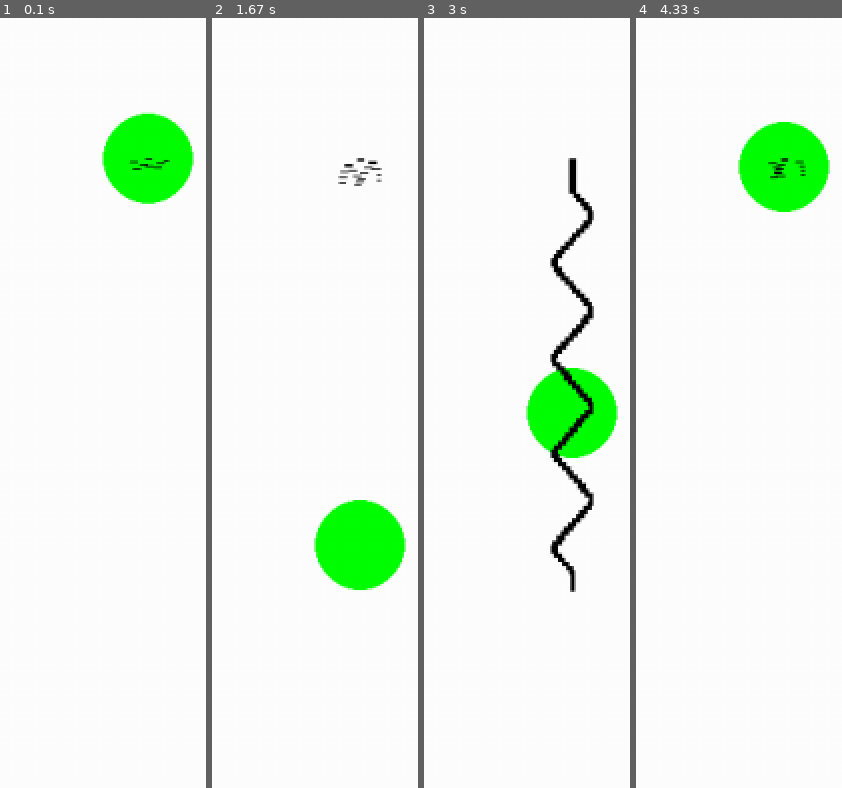
Above: before the commit, frames 1-4 (left to right).
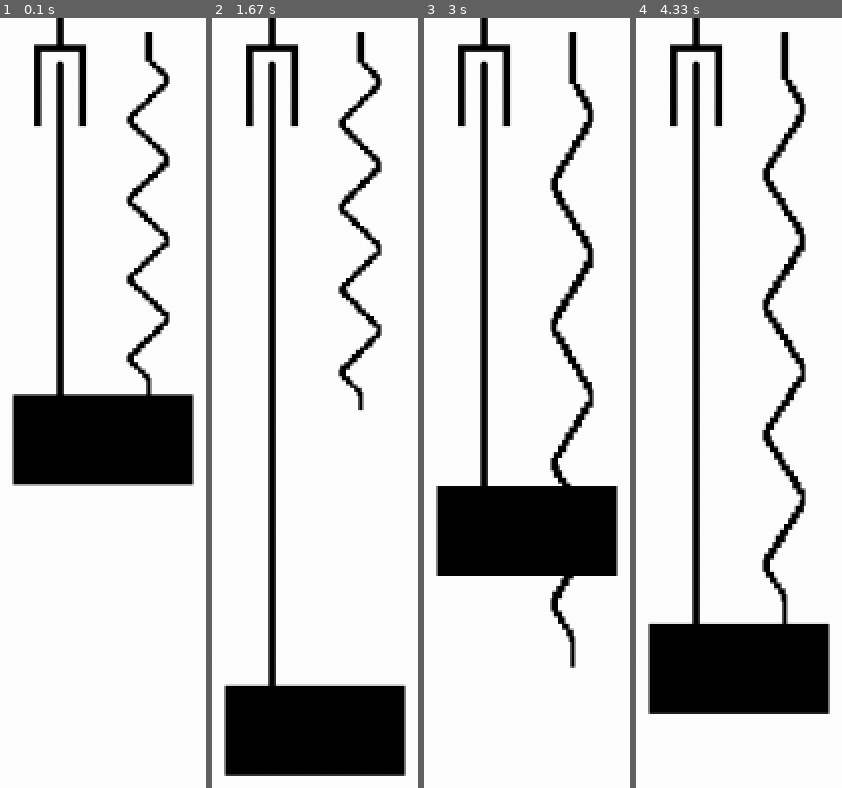
Above: after the commit, the same moments.

Repository: KamilGrundas/Damping_Simulator
Game: pygame game, started from code/main.py
Same seed, same stepped clock (60 frames per second), same inputs: the game is played once before the commit and once after it.
Inputs:
- Up to frame 1 (0.1 s): no input
- Up to frame 2 (1.67 s): tap W at 0.33 s
- Up to frame 3 (3 s): tap C at 1.67 s; tap W at 2.07, 2.37, 2.57, 2.87 s
- Up to frame 4 (4.33 s): tap C at 3.4 s

The runs differ from the first frame. In frame 1, 19% of the frame differs, in the area x 5-95%, y 0-61%; in frame 2, 22%; in frame 3, 22%; in frame 4, 22%, in the area x 5-95%, y 0-91%.

Commit message:
Presentation version ready

Diff:
--- a/code/circle.py
+++ b/code/circle.py
@@ -11,10 +11,11 @@
         super().__init__(group)
 
         # Create an image surface with a transparent background
-        self.image = pygame.Surface((64, 64), pygame.SRCALPHA)
+        self.image = pygame.Surface((128, 64), pygame.SRCALPHA)
+        self.image.fill("black")
 
         # Draw a green circle on the image surface
-        pygame.draw.circle(self.image, (0, 255, 0), (32, 32), 32)
+        #pygame.draw.circle(self.image, (0, 255, 0), (32, 32), 32)
 
         # Set the position of the sprite
         self.rect = self.image.get_rect(center=pos)
@@ -23,7 +24,7 @@
         self.speed = 300
         self.max_speed = 300
 
-        self.k = 1
+        self.k = 1.2
 
         self.change_direction = True
 
--- /dev/null
+++ b/code/connector.py
@@ -0,0 +1,72 @@
+import pygame
+import time
+from settings import *
+from matplotlib import pyplot as plt
+
+class Connector(pygame.sprite.Sprite):
+
+    def __init__(self, pos, circle, group):
+        super().__init__(group)
+
+        # Create an image surface with a transparent background
+        self.original_image = pygame.image.load("graphics/connector.png").convert_alpha()
+        self.original_image = pygame.transform.rotate(self.original_image, 90)
+        self.original_image = pygame.transform.scale(self.original_image, (5, 100))
+        self.image = self.original_image.copy()
+
+        self.circle = circle
+
+        # Set the position of the sprite
+        self.rect = self.image.get_rect(center=pos)
+
+        self.pos = pygame.math.Vector2(self.rect.center)
+        self.speed = 100
+        self.expanding = True
+
+        self.max_width = 30
+        self.min_width = 10
+        self.max_height = 300
+        self.min_height = 70
+        self.stretch_speed = 100
+        self.stretch_speed_y = 400
+
+        self.show_graph = False
+
+        self.medium = (self.max_height + self.min_height) /2
+
+        self.start_time = time.time()
+        self.x = []
+        self.y = []
+        self.time = 0
+
+
+    def update(self, dt):
+        if self.show_graph == False:
+            self.stretch(dt)
+        else:
+            plt.rcParams["figure.figsize"] = [7.00, 3.50]
+            plt.rcParams["figure.autolayout"] = True
+            plt.xlim(0, 15)
+            plt.ylim(100, 700)
+            plt.grid()
+            plt.plot(self.x, self.y, marker="o", markersize=2, markeredgecolor="red", markerfacecolor="green")
+            plt.show()
+
+    def stretch(self, dt):
+
+
+        self.time = time.time() - self.start_time
+
+        self.rect = self.image.get_rect(center=self.pos)
+        self.rect.top = self.pos.y
+
+
+        self.x.append(self.time)
+        # Use a sine wave to calculate the vertical position
+        self.y.append(self.rect.bottom)
+        #print(self.circle.rect.top)
+
+        self.position = (self.circle.rect.top - self.rect.top)
+
+        self.animate_image = pygame.transform.scale(self.original_image, (self.image.get_width(), self.position))
+        self.image = self.animate_image.copy()
--- a/code/level.py
+++ b/code/level.py
@@ -2,6 +2,8 @@
 from settings import *
 from circle import Circle
 from spring import Spring
+from silencer import Silencer
+from connector import Connector
 
 class Level:
 	def __init__(self):
@@ -17,8 +19,10 @@
 		self.setup()
 
 	def setup(self):
-		self.circle = Circle((SCREEN_WIDTH/2,100), self.all_sprites)
-		self.spring = Spring((SCREEN_WIDTH/2,100),self.circle, self.all_sprites)
+		self.circle = Circle((SCREEN_WIDTH/2 -32,300), self.all_sprites)
+		self.spring = Spring((SCREEN_WIDTH/2,10),self.circle, self.all_sprites)
+		self.silencer = Silencer((SCREEN_WIDTH/2 - 64,100),self.circle, self.all_sprites)
+		self.connector = Connector((SCREEN_WIDTH/2 - 63,100),self.circle, self.all_sprites)
 
 	def input(self):
 		keys = pygame.key.get_pressed()
--- /dev/null
+++ b/code/silencer.py
@@ -0,0 +1,38 @@
+import pygame
+import time
+from settings import *
+from matplotlib import pyplot as plt
+
+class Silencer(pygame.sprite.Sprite):
+
+    def __init__(self, pos, circle, group):
+        super().__init__(group)
+
+        # Create an image surface with a transparent background
+        self.original_image = pygame.image.load("graphics/silencer.png").convert_alpha()
+        self.image = self.original_image.copy()
+
+        self.circle = circle
+
+        # Set the position of the sprite
+        self.rect = self.image.get_rect(center=pos)
+
+        self.pos = pygame.math.Vector2(self.rect.center)
+        self.speed = 100
+        self.expanding = True
+
+        self.max_width = 30
+        self.min_width = 10
+        self.max_height = 300
+        self.min_height = 70
+        self.stretch_speed = 100
+        self.stretch_speed_y = 400
+
+        self.show_graph = False
+
+        self.medium = (self.max_height + self.min_height) /2
+
+        self.start_time = time.time()
+        self.x = []
+        self.y = []
+        self.time = 0
--- a/code/spring.py
+++ b/code/spring.py
@@ -282,9 +282,9 @@
         self.x.append(self.time)
         # Use a sine wave to calculate the vertical position
         self.y.append(self.rect.bottom)
-        print(self.circle.rect.top)
-
-        self.position = (self.circle.rect.top - self.rect.top) + 40
+        #print(self.circle.rect.top)
+
+        self.position = (self.circle.rect.top - self.rect.top)
 
         self.animate_image = pygame.transform.scale(self.original_image, (self.image.get_width(), self.position))
         self.image = self.animate_image.copy()
Binary file added: graphics/archive/connector.png
Binary file added: graphics/connector.png
Binary file added: graphics/silencer.png
